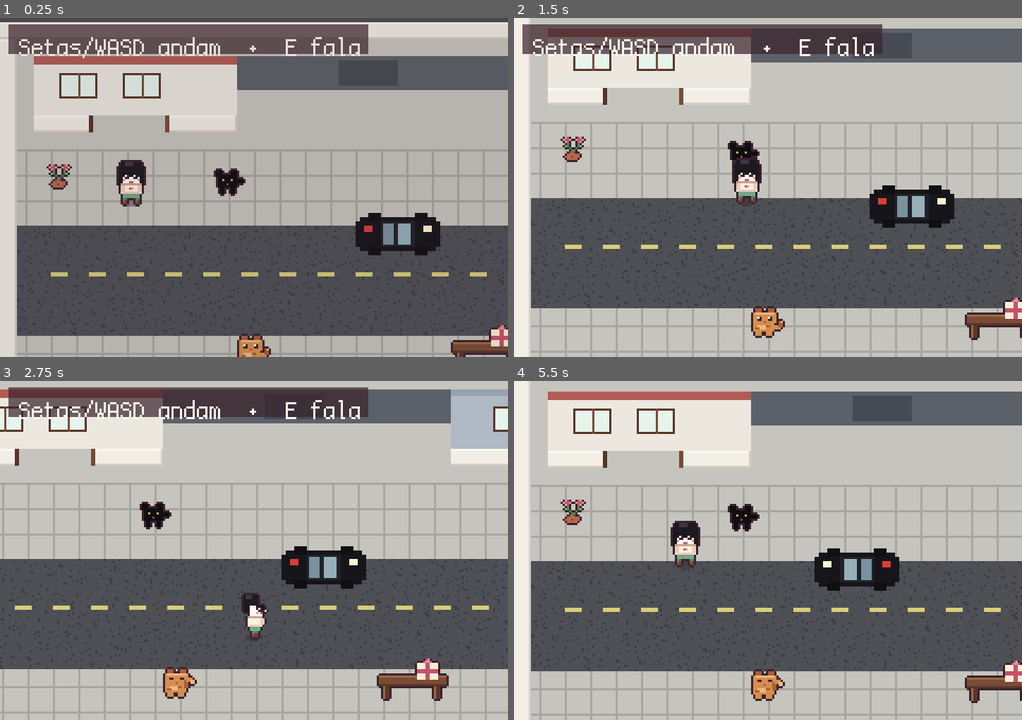
Above: before the commit, frames 1-4 (two rows, left to right).
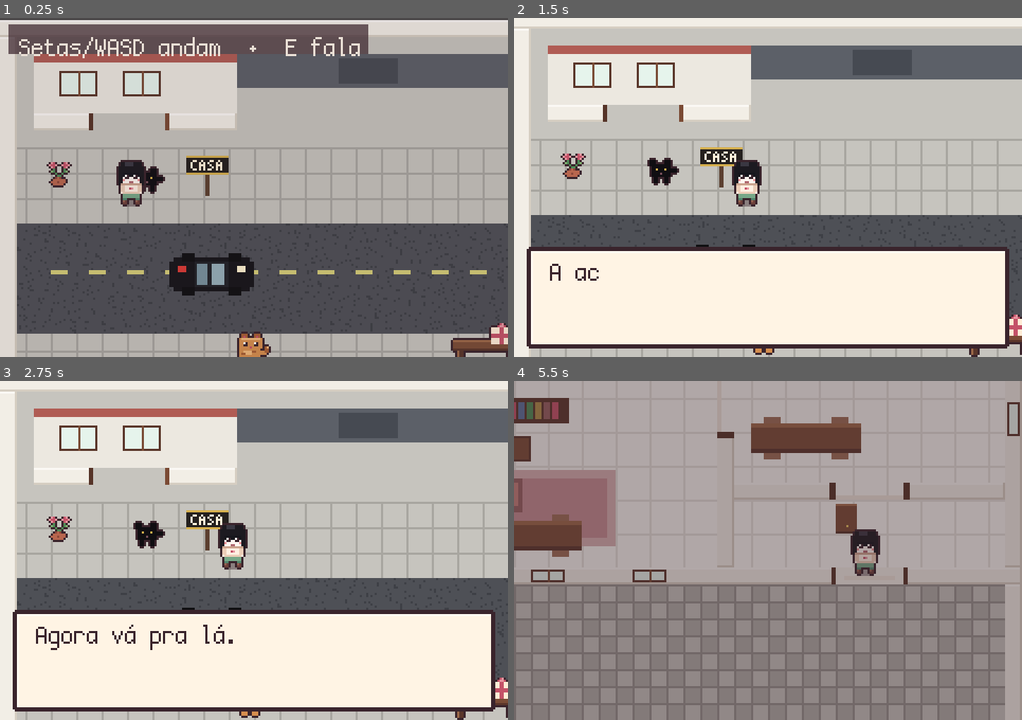
Above: after the commit, the same moments.

Repository: xandevmferreira/xandevmferreira
Game: Godot game, scene res://scenes/rua/rua.tscn
The game is run twice, just before and just after one commit, with the same random seed, the same clock (stepped at 60 frames per second) and the same inputs. This scene is started directly instead of the project's main scene.
Inputs (mouse positions are in pixels of both pictures, inside the frame that each line leads up to):
- Up to frame 1 (0.25 s): no input
- Up to frame 2 (1.5 s): tap Enter at 0.5 s; move the mouse to (879, 170) at 0.52 s; hold D (move_right) 0.53-1.28 s; hold E (interact) 0.53-1.28 s; click (879, 170) at 0.67 s; tap Space at 0.77 s; move the mouse to (666, 204) at 1.27 s; hold S (move_down) from 1.28 s (still down); tap Z at 1.35 s
- Up to frame 3 (2.75 s): tap Space at 1.52 s; move the mouse to (304, 475) at 2.02 s; release S (move_down) at 2.03 s; hold D (move_right) from 2.03 s (still down); tap Enter at 2.1 s
- Up to frame 4 (5.5 s): move the mouse to (742, 618) at 2.77 s; release D (move_right) at 2.78 s; hold W (move_up) 2.78-3.53 s; tap Keypad Enter at 2.85 s; click (742, 618) at 2.92 s; tap Space at 3.02, 3.77, 4.52 s; move the mouse to (920, 601) at 3.52 s; hold E (interact) 3.53-4.28 s; hold A (move_left) 3.53-5.03 s; move the mouse to (615, 499) at 4.27 s; tap Z at 4.35 s; move the mouse to (793, 550) at 5.02 s; hold S (move_down) from 5.03 s (still down); tap Enter at 5.1 s; click (793, 550) at 5.17 s

The runs differ from the first frame. In frame 1, 13% of the frame differs, in the area x 0-100%, y 0-100%; in frame 2, 55%; in frame 3, 64%; in frame 4, 97%.

Commit message:
Marca a rua, guarda o Creta e guia cada passo.
O gato preto fica na frente da casa, as placas indicam os lugares e o carro continua onde foi deixado. As falas mandam ir ao próximo ponto, a sala particular vem antes da Eli, e o Pai só recita.

Co-authored-by: Alexandre Ferreira <xandevmferreira@users.noreply.github.com>

Diff:
--- a/scenes/rua/rua.tscn
+++ b/scenes/rua/rua.tscn
@@ -80,11 +80,20 @@
 position = Vector2(0, -3)
 shape = SubResource("RectangleShape2D_flores_solido")
 
-[node name="GatoPreto" type="Sprite2D" parent="Props"]
-texture_filter = 0
-position = Vector2(108, 82)
+[node name="GatoPreto" type="Node2D" parent="Props"]
+position = Vector2(70, 82)
+
+[node name="Sprite" type="Sprite2D" parent="Props/GatoPreto"]
+texture_filter = 0
 texture = ExtResource("16_gato_preto")
 script = ExtResource("8_pes")
+
+[node name="Solid" type="StaticBody2D" parent="Props/GatoPreto"]
+collision_mask = 0
+
+[node name="CollisionShape2D" type="CollisionShape2D" parent="Props/GatoPreto/Solid"]
+position = Vector2(0, -3)
+shape = SubResource("RectangleShape2D_gato_solido")
 
 [node name="Cat" type="Node2D" parent="Props"]
 position = Vector2(120, 162)
@@ -130,7 +139,7 @@
 shape = SubResource("RectangleShape2D_banco")
 
 [node name="Creta" type="CharacterBody2D" parent="Props"]
-position = Vector2(188, 100)
+position = Vector2(100, 120)
 script = ExtResource("12_creta")
 
 [node name="Sprite" type="Sprite2D" parent="Props/Creta"]
--- a/scripts/game.gd
+++ b/scripts/game.gd
@@ -58,6 +58,9 @@
 var _said_gate := false
 var _spawn_used := ""
 var _car: Node2D
+var car_saved := false
+var car_pos := Vector2.ZERO
+var car_flip := false
 var _after_close := ""
 var _status: Label
 var _phone_chip: Control
@@ -86,6 +89,7 @@
 func request_scene(path: String, spawn_name: String) -> void:
 	if transitioning or path.is_empty():
 		return
+	_remember_car()
 	transitioning = true
 	pending_spawn = spawn_name
 	_prompt_wanted = false
@@ -104,6 +108,9 @@
 	if marker:
 		player.global_position = marker.global_position
 	pending_spawn = "default"
+	var arrived := spawns.get_parent()
+	if arrived != null and arrived.name == "Rua":
+		_restore_car(arrived)
 	var body := player as CharacterBody2D
 	if body:
 		body.visible = true
@@ -311,6 +318,33 @@
 		player.apply_outfit("elegante")
 	_show_puf()
 	start_dialogue(Story.lines_for("puf"))
+
+func _remember_car() -> void:
+	var scene := get_tree().current_scene
+	if scene == null or scene.name != "Rua":
+		return
+	var car := scene.get_node_or_null("Props/Creta") as Node2D
+	if car == null:
+		return
+	car_saved = true
+	car_pos = car.global_position
+	var sprite := car.get_node_or_null("Sprite") as Sprite2D
+	if sprite:
+		car_flip = sprite.flip_h
+
+func _restore_car(scene: Node) -> void:
+	if not car_saved:
+		return
+	var car := scene.get_node_or_null("Props/Creta") as Node2D
+	if car == null:
+		return
+	var pos := car_pos
+	pos.x = clampf(pos.x, 48.0, 350.0)
+	pos.y = clampf(pos.y, 104.0, 140.0)
+	car.global_position = pos
+	var sprite := car.get_node_or_null("Sprite") as Sprite2D
+	if sprite:
+		sprite.flip_h = car_flip
 
 func remind_gate() -> void:
 	if _said_gate or henrique_joined or blocks_player():
--- a/scripts/story.gd
+++ b/scripts/story.gd
@@ -14,9 +14,11 @@
 	"celular": [
 		"O celular acende.",
 		"Alex: Meu bem vc nao vem treinar?",
+		"Agora vá pra academia.",
 	],
 	"creta": [
-		"A academia é logo ali.",
+		"A academia é a porta ao lado.",
+		"Agora vá pra lá.",
 	],
 	"academia_tempo": [
 		"A academia é do lado da casa.",
@@ -26,7 +28,7 @@
 	],
 	"exercicio_fim": [
 		"Acabou o exercício.",
-		"Um pedaço do coração apareceu na academia.",
+		"Agora volte pra casa.",
 	],
 	"coracao": [
 		"Um quarto do coração.",
@@ -62,30 +64,32 @@
 	],
 	"puf": [
 		"PUF. Roupa preta e joias douradas.",
-		"Pronta pra UFPA.",
+		"Agora vá pra rua.",
 	],
 	"armario_pronta": [
 		"Pronta pra UFPA.",
+		"O Henrique espera na rua.",
 	],
 	"missao_ufpa": [
-		"Hora de ir pra casa e se arrumar.",
+		"Agora vá pra casa se arrumar.",
 		"Hoje tem aula na UFPA.",
 	],
 	"creta_ufpa": [
-		"Henrique sobe junto. A UFPA é seguindo a rua.",
+		"Siga a placa da UFPA.",
 	],
 	"ufpa_cedo": [
 		"A UFPA fica pra lá. O Henrique ainda não veio.",
 	],
 	"ufpa_chegada": [
-		"A UFPA. O rio passa atrás da Pedagogia.",
+		"Fale com Ernani e o Breno.",
+		"Depois siga a placa CLINICA.",
 	],
 	"coracao2": [
 		"Outro quarto do coração.",
 	],
 	"henrique": [
 		"Henrique: Amiga, tu nem sabe!",
-		"Henrique: Entra no Creta. Eu vou junto.",
+		"Henrique: Entre no Creta. Placa UFPA.",
 	],
 	"placa": [
 		"Só os melhores chegam aqui.",
@@ -101,8 +105,8 @@
 		"Eu quis te dar um lugar pequeno para começar este dia.",
 	],
 	"clinica_chegada": [
-		"O consultório. A sala fechada fica pra dentro.",
-		"A Eli espera fora, perto do sofá.",
+		"A sala particular é pra dentro.",
+		"A Eli fica fora, no sofá.",
 	],
 	"cafe": [
 		"Amanda: Um café pra mim.",
@@ -117,25 +121,27 @@
 		"Paciente: A vida está um peso.",
 		"Paciente: Nada do que eu faço serve.",
 		"Amanda: O desejo é o desejo do Outro.",
+		"Agora fale com a Eli, lá fora.",
 	],
 	"paciente_fim": [
 		"Paciente: Vou pensar nisso.",
 	],
 	"eli_espera": [
-		"Eli: Atende ele. Eu te espero.",
+		"Eli: Atende na sala particular.",
+		"Eli: Eu espero aqui fora.",
 	],
 	"eli": [
 		"Eli: Um biscoito de um passeio comum na Grécia.",
 		"Eli: E o terceiro pedaço do coração.",
-		"Hora de ir pra casa.",
-		"Manda mensagem pro Alexandre.",
+		"Agora volte pra casa.",
+		"Mande mensagem pro Alexandre.",
 	],
 	"alexandre": [
 		"Amanda: Amor, to muito cansada.",
 		"Amanda: Vamos dormir juntos?",
 	],
 	"final": [
-		"Todos torcemos por ti.",
+		"Amanda, todos torcemos por ti.",
 		"Te amamos incondicionalmente.",
 		"Estaremos sempre aqui por você.",
 		"Feliz aniversário.",
--- a/tools/smoke_test.gd
+++ b/tools/smoke_test.gd
@@ -185,8 +185,8 @@
 	await create_timer(0.45).timeout
 	var rua := current_scene
 	var walker := rua.get_node("Props/Player") as CharacterBody2D
-	walker.global_position = Vector2(188, 128)
-	walker.facing = Vector2.UP
+	walker.global_position = Vector2(100, 96)
+	walker.facing = Vector2.DOWN
 	for _i in 4:
 		await physics_frame
 	_press_interact()
@@ -325,6 +325,14 @@
 	if not friend.visible:
 		_fail("o Henrique não apareceu")
 		return
+	var parked := current_scene.get_node("Props/Creta") as Node2D
+	if parked.global_position.x < 250.0:
+		_fail("o Creta não ficou onde foi deixado: %s" % parked.global_position)
+		return
+	var gato := current_scene.get_node_or_null("Props/GatoPreto") as Node2D
+	if gato == null or gato.global_position.x > 110.0 or gato.global_position.y > 96.0:
+		_fail("o gato preto não está na frente da casa")
+		return
 	friend.interact()
 	await process_frame
 	if not _game.henrique_joined or not await _seen("tu nem sabe"):
@@ -503,6 +511,9 @@
 			var size := font.get_multiline_string_size(line, HORIZONTAL_ALIGNMENT_LEFT, 206.0, 13)
 			if size.y > 30.0:
 				_fail("fala longa (%s, %s px): %s" % [id, size.y, line])
+			var baixa := line.to_lower()
+			if baixa.contains("quixote") or baixa.contains("como diz"):
+				_fail("fala ainda anuncia o livro: %s" % line)
 
 func _shot(node: Node, path: String) -> void:
 	if node == null or DisplayServer.get_name() == "headless":
Binary file changed: assets/maps/consultorio.png
Binary file changed: assets/maps/rua.png
Not shown, changed: docs/casa.md
Not shown, changed: jogar/Jogar.html
Not shown, changed: jogar/Jogar.pck
Not shown, changed: jogar/index.html
Not shown, changed: tools/generate_art.py
